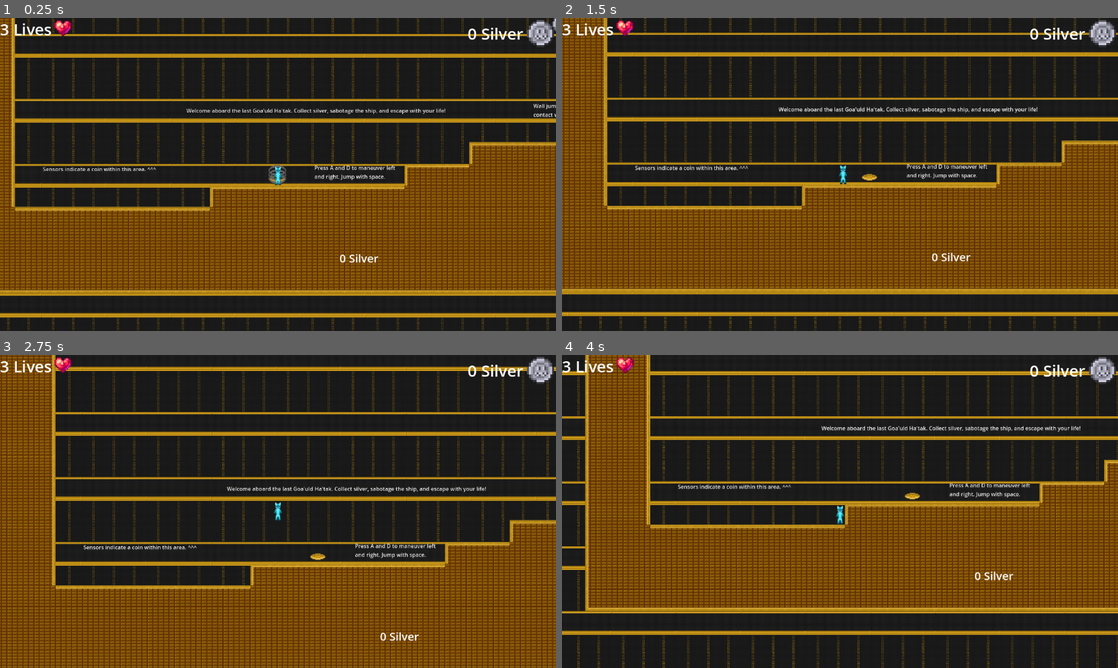
Above: before the commit, frames 1-4 (two rows, left to right).
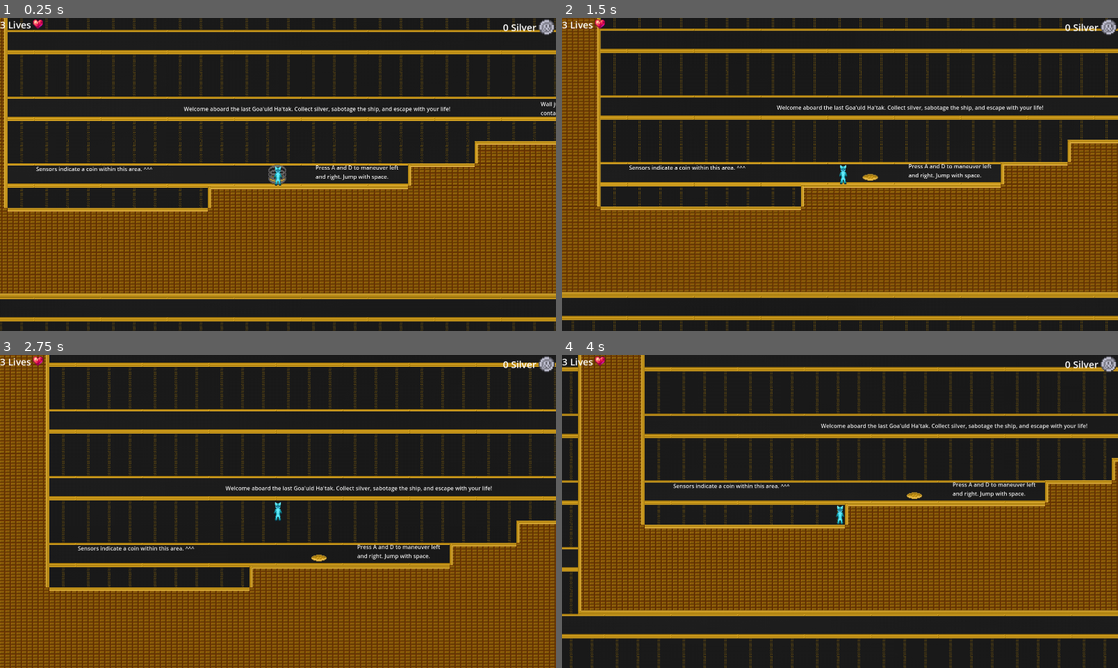
Above: after the commit, the same moments.

Repository: Novaliyn/SuperSilverHunter
Game: Godot game, scene res://main.tscn
Two runs of this game, one before a commit and one after it. Both use one fixed random seed, a clock stepped at 60 frames per second and the inputs below.
Inputs:
- Up to frame 1 (0.25 s): no input
- Up to frame 2 (1.5 s): tap A (KEYA) at 0.5, 0.6, 1.25 s; tap D (KEYD) at 1.35 s
- Up to frame 3 (2.75 s): tap A (KEYA) at 2 s; tap Space (Spacebar) at 2.1 s
- Up to frame 4 (4 s): tap A (KEYA) at 2.75, 2.85, 3.5 s; tap D (KEYD) at 3.6 s

The runs differ from the first frame. In frame 1, 36% of the frame differs, in the area x 0-100%, y 0-100%; in frame 2, 36%; in frame 3, 33%; in frame 4, 37%.

Commit message:
Fixed issues, resolution

Diff:
--- a/Levels/Level0.tscn
+++ b/Levels/Level0.tscn
@@ -3,7 +3,7 @@
 [ext_resource type="Texture2D" uid="uid://dpv3l8fum2hgm" path="res://images/End.jpg" id="1_rwetj"]
 [ext_resource type="Texture2D" uid="uid://bv86omlqgxj30" path="res://images/Tilemap64.png" id="2_h2dl5"]
 [ext_resource type="PackedScene" uid="uid://flb8xv1teey1" path="res://Objects/Character.tscn" id="3_u74sm"]
-[ext_resource type="PackedScene" uid="uid://bv0uhxnwjx1el" path="res://Objects/silver.tscn" id="4_qpfp8"]
+[ext_resource type="PackedScene" uid="uid://bv0uhxnwjx1el" path="res://Objects/Silver.tscn" id="4_qpfp8"]
 [ext_resource type="PackedScene" uid="uid://17jlpnassayg" path="res://Objects/gravity_orb.tscn" id="5_ajely"]
 [ext_resource type="PackedScene" uid="uid://4n1c43i8d1ig" path="res://Objects/exit_door.tscn" id="6_3yu0n"]
 [ext_resource type="PackedScene" uid="uid://b04lqfbxi8g64" path="res://Objects/stargate.tscn" id="7_h2dl5"]
@@ -60,10 +60,10 @@
 [node name="End" type="Node2D"]
 
 [node name="Background" type="TextureRect" parent="."]
-offset_left = -1843.0
-offset_top = -1919.0
-offset_right = 2028.0
-offset_bottom = 649.0
+offset_left = -2428.0
+offset_top = -2445.0
+offset_right = 2613.0
+offset_bottom = 849.0
 texture = ExtResource("1_rwetj")
 
 [node name="GamelayerTilemap" type="TileMapLayer" parent="."]
--- a/Levels/Level1.tscn
+++ b/Levels/Level1.tscn
@@ -5,8 +5,8 @@
 [ext_resource type="Texture2D" uid="uid://bv86omlqgxj30" path="res://images/Tilemap64.png" id="1_fhqol"]
 [ext_resource type="Script" uid="uid://bi7enuilelefj" path="res://Scripts/level_1.gd" id="1_xcayt"]
 [ext_resource type="PackedScene" uid="uid://c2kqqqsjlg8yi" path="res://Objects/spike.tscn" id="3_fhqol"]
-[ext_resource type="PackedScene" uid="uid://bv0uhxnwjx1el" path="res://Objects/silver.tscn" id="4_iotdp"]
-[ext_resource type="PackedScene" uid="uid://c4iiik1f6sp3h" path="res://Objects/healthpack.tscn" id="5_nutv8"]
+[ext_resource type="PackedScene" uid="uid://bv0uhxnwjx1el" path="res://Objects/Silver.tscn" id="4_iotdp"]
+[ext_resource type="PackedScene" uid="uid://c4iiik1f6sp3h" path="res://Objects/HealthPack.tscn" id="5_nutv8"]
 [ext_resource type="PackedScene" uid="uid://4n1c43i8d1ig" path="res://Objects/exit_door.tscn" id="6_05pb0"]
 
 [sub_resource type="TileSetAtlasSource" id="TileSetAtlasSource_nutv8"]
--- a/Levels/Level2.tscn
+++ b/Levels/Level2.tscn
@@ -6,8 +6,8 @@
 [ext_resource type="PackedScene" uid="uid://4n1c43i8d1ig" path="res://Objects/exit_door.tscn" id="2_w0h0a"]
 [ext_resource type="PackedScene" uid="uid://flb8xv1teey1" path="res://Objects/Character.tscn" id="3_m3ha0"]
 [ext_resource type="PackedScene" uid="uid://c2kqqqsjlg8yi" path="res://Objects/spike.tscn" id="4_vd23k"]
-[ext_resource type="PackedScene" uid="uid://bv0uhxnwjx1el" path="res://Objects/silver.tscn" id="5_x7rwe"]
-[ext_resource type="PackedScene" uid="uid://c4iiik1f6sp3h" path="res://Objects/healthpack.tscn" id="6_lf2mf"]
+[ext_resource type="PackedScene" uid="uid://bv0uhxnwjx1el" path="res://Objects/Silver.tscn" id="5_x7rwe"]
+[ext_resource type="PackedScene" uid="uid://c4iiik1f6sp3h" path="res://Objects/HealthPack.tscn" id="6_lf2mf"]
 [ext_resource type="PackedScene" uid="uid://17jlpnassayg" path="res://Objects/gravity_orb.tscn" id="8_vd23k"]
 [ext_resource type="PackedScene" uid="uid://cjljfn8klfkkt" path="res://Objects/moving_platform.tscn" id="9_x7rwe"]
 
--- a/Levels/Level3.tscn
+++ b/Levels/Level3.tscn
@@ -5,8 +5,8 @@
 [ext_resource type="Texture2D" uid="uid://ymr1iw76ibv7" path="res://images/Background.png" id="3_xxxi4"]
 [ext_resource type="Texture2D" uid="uid://bv86omlqgxj30" path="res://images/Tilemap64.png" id="4_4c4gq"]
 [ext_resource type="PackedScene" uid="uid://c2kqqqsjlg8yi" path="res://Objects/spike.tscn" id="5_3e7p2"]
-[ext_resource type="PackedScene" uid="uid://bv0uhxnwjx1el" path="res://Objects/silver.tscn" id="6_dxjb0"]
-[ext_resource type="PackedScene" uid="uid://c4iiik1f6sp3h" path="res://Objects/healthpack.tscn" id="7_hx0pg"]
+[ext_resource type="PackedScene" uid="uid://bv0uhxnwjx1el" path="res://Objects/Silver.tscn" id="6_dxjb0"]
+[ext_resource type="PackedScene" uid="uid://c4iiik1f6sp3h" path="res://Objects/HealthPack.tscn" id="7_hx0pg"]
 [ext_resource type="PackedScene" uid="uid://17jlpnassayg" path="res://Objects/gravity_orb.tscn" id="8_uyp6w"]
 [ext_resource type="PackedScene" uid="uid://cjljfn8klfkkt" path="res://Objects/moving_platform.tscn" id="9_hy5j1"]
 [ext_resource type="PackedScene" uid="uid://4n1c43i8d1ig" path="res://Objects/exit_door.tscn" id="9_t21pv"]
--- a/Objects/Character.tscn
+++ b/Objects/Character.tscn
@@ -106,7 +106,7 @@
 animation = &"Left"
 
 [node name="Camera2D" type="Camera2D" parent="."]
-zoom = Vector2(0.7, 0.7)
+zoom = Vector2(1.2, 1.2)
 process_callback = 0
 position_smoothing_enabled = true
 position_smoothing_speed = 8.0
--- a/main.tscn
+++ b/main.tscn
@@ -57,8 +57,3 @@
 layout_mode = 2
 texture = ExtResource("3_1bvp3")
 stretch_mode = 4
-
-[node name="Silver" type="Label" parent="HUD/HBoxContainer2"]
-layout_mode = 2
-theme_override_font_sizes/font_size = 33
-text = "0 Silver"
--- a/project.godot
+++ b/project.godot
@@ -23,6 +23,8 @@
 
 [display]
 
+window/size/viewport_width=1920
+window/size/viewport_height=1080
 window/stretch/mode="viewport"
 window/stretch/aspect="ignore"
 
@@ -52,4 +54,3 @@
 
 textures/vram_compression/import_s3tc_bptc=true
 textures/vram_compression/import_etc2_astc=true
-textures/default_filters/use_nearest_mipmap_filter=true
Not shown, added: .gitattributes
